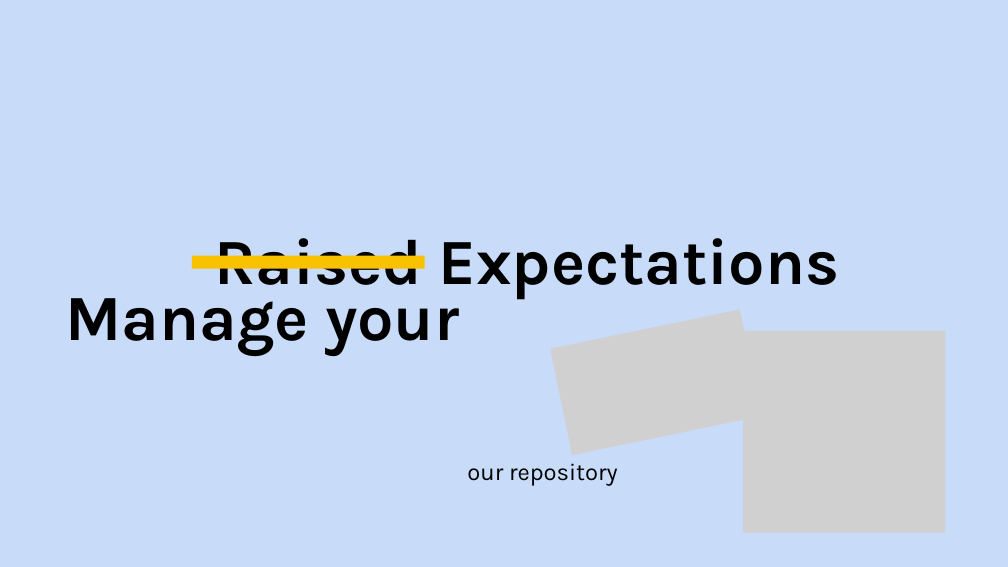
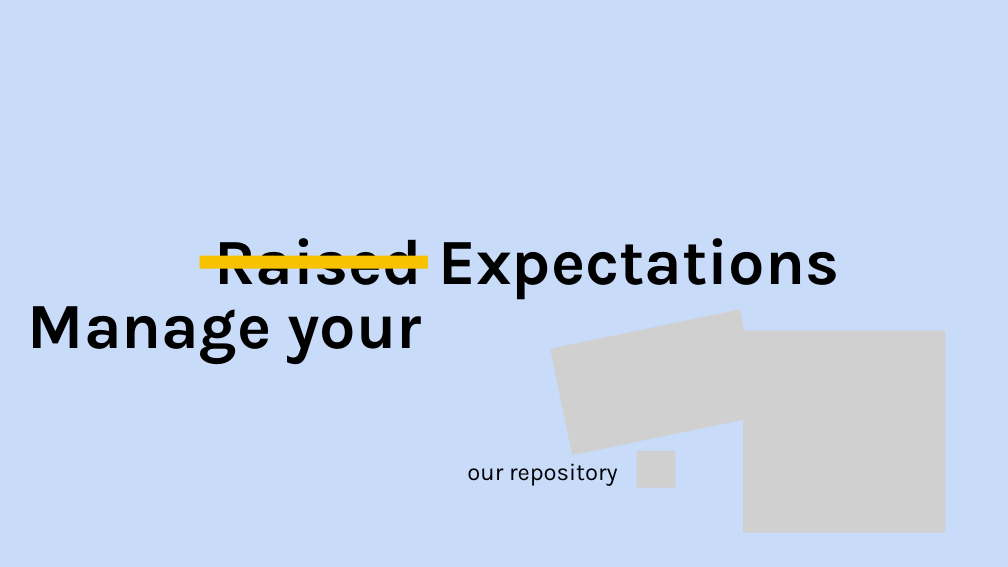
Before and after one commit to mearlboro/RaisedExpectations, a slide deck: slide 1 of docs/Raised Expectations.pptx. Drawn at 1008x567 pixels with LibreOffice and Linux fonts; fonts in the diff are those of the drawing; grey boxes stand for pictures. Boxes give left, top, right and bottom in pixels: in the first picture for what was removed or moved away, otherwise in the second. Text is boxed around its words. In the diff, an @@ line names an element or a change of style, - is before the commit and + after.

```diff
--- a/docs/Raised Expectations.pptx
+++ b/docs/Raised Expectations.pptx
@@ line moved from (192, 262) - (424, 262) to (200, 262) - (428, 262) @@
@@ text "Manage your" rewrapped from (65,282,459,356) to (28,306,421,364) @@
@@ picture added at (637,451,675,488) @@
```
Also in this commit, not shown: 6 other slides changed.
